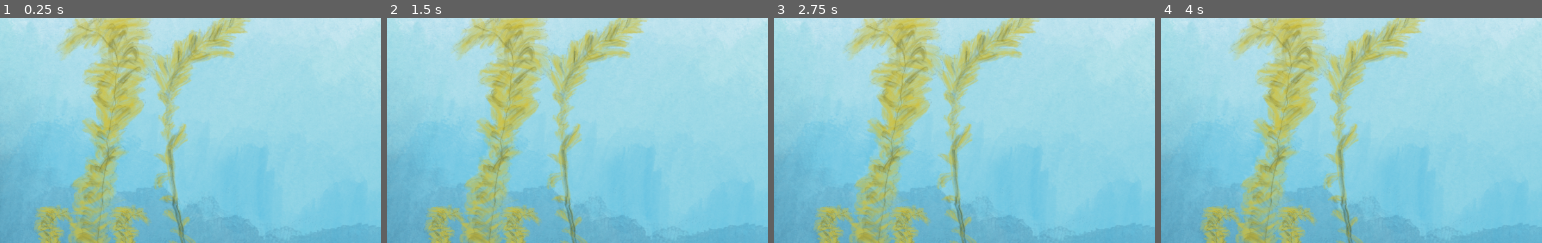
Above: before the commit, frames 1-4 (left to right).
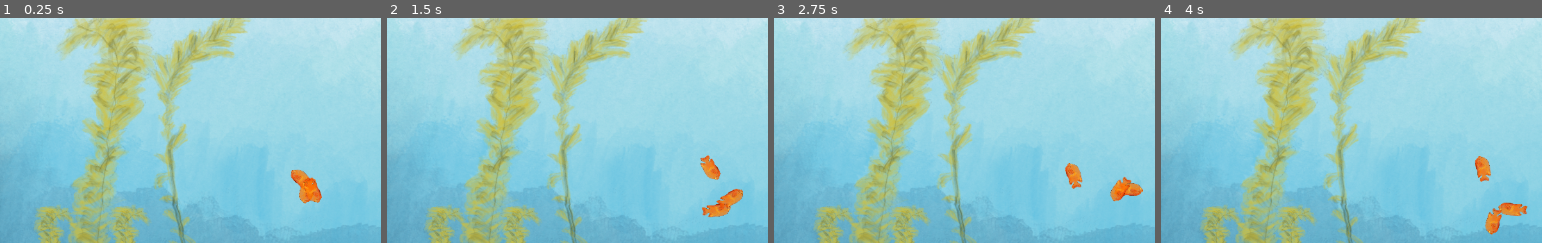
Above: after the commit, the same moments.

Repository: sbarton272/godot-aquarium
Game: Godot game, scene res://test scenes/animated_kelp_test.tscn
Same seed, same stepped clock (60 frames per second), same inputs: the game is played once before the commit and once after it.
Inputs (mouse positions are % of the whole screen's width and height, from its top left):
- Up to frame 1 (0.25 s): no input
- Up to frame 2 (1.5 s): tap Enter at 0.5, 1.25 s; move the mouse to (73, 45) at 0.52 s; tap Space (advance_tank_state) at 0.6 s; click (73, 45) at 0.67 s; drag from (29, 55) to (45, 70) at 1.27 s
- Up to frame 3 (2.75 s): tap Enter at 2 s; move the mouse to (60, 28) at 2.02 s; tap K (kelp_spawn) at 2.1 s; click (60, 28) at 2.17 s
- Up to frame 4 (4 s): tap Enter at 2.75, 3.5 s; drag from (45, 70) to (19, 35) at 2.77 s; move the mouse to (81, 65) at 3.52 s; tap F (fish_spawn) at 3.6 s; click (81, 65) at 3.67 s
The pictures show only the part of the screen within x 8-58%, y 18-68%; the shares and areas given below are measured in that part.

The runs differ from the first frame. In frame 1, 0.7% of the frame differs, in the area x 76-85%, y 67-83%; in frame 2, 1.0%; in frame 3, 0.9%; in frame 4, 1.1%, in the area x 82-97%, y 61-97%.

Commit message:
Added goofy fish movement

Diff:
--- /dev/null
+++ b/GodotAquariumProject1/fish.tscn
@@ -0,0 +1,13 @@
+[gd_scene load_steps=3 format=3 uid="uid://l2nqn8cy78oa"]
+
+[ext_resource type="Texture2D" uid="uid://u8gorlodh8ij" path="res://graphics/spencer_fish_2.png" id="1_jeuiw"]
+[ext_resource type="Script" path="res://fish_movement_component.gd" id="2_qkcx2"]
+
+[node name="Fish" type="Node2D"]
+
+[node name="FishSprite" type="Sprite2D" parent="."]
+scale = Vector2(0.05, 0.05)
+texture = ExtResource("1_jeuiw")
+
+[node name="FishMovementComponent" type="Node2D" parent="."]
+script = ExtResource("2_qkcx2")
--- /dev/null
+++ b/GodotAquariumProject1/fish_movement_component.gd
@@ -0,0 +1,37 @@
+extends Node2D
+
+var is_moving: bool = true
+var facing: float
+var speed: float = 50
+var turn_speed: float
+var move_time: float
+var move_time_max: float
+
+@onready var parent_object: Node2D = $".."
+@onready var sprite: Sprite2D = $"../FishSprite"
+
+func _ready() -> void:
+	get_new_direction()
+	is_moving = true
+
+func _process(delta: float) -> void:
+	if is_moving:
+		move(delta)
+
+func move(delta: float):
+	parent_object.position += Vector2.RIGHT.rotated(facing) * speed * delta
+	facing += turn_speed
+	parent_object.rotation = facing
+	move_time += delta
+	if move_time >= move_time_max:
+		get_new_direction()
+
+func get_new_direction():
+	move_time = 0
+	facing = randf_range(0, (2*PI))
+	turn_speed = randf_range(-0.05,0.05)
+	move_time_max = randf_range(0.5,5)
+	if facing > PI/2 and facing < 3*PI/2:
+		sprite.flip_v = true
+	else:
+		sprite.flip_v = false
--- a/GodotAquariumProject1/test scenes/animated_kelp_test.tscn
+++ b/GodotAquariumProject1/test scenes/animated_kelp_test.tscn
@@ -1,9 +1,10 @@
-[gd_scene load_steps=7 format=3 uid="uid://nyamc2hb5e6e"]
+[gd_scene load_steps=8 format=3 uid="uid://nyamc2hb5e6e"]
 
 [ext_resource type="Texture2D" uid="uid://dijcsgjaqbhmb" path="res://graphics/tank.png" id="1_tbqom"]
 [ext_resource type="Shader" uid="uid://dk78ets4l3qi7" path="res://resources/kelp_swayer.tres" id="2_paxuf"]
 [ext_resource type="Texture2D" uid="uid://cl4is2j61po2t" path="res://graphics/kelp.png" id="3_8lg34"]
 [ext_resource type="PackedScene" uid="uid://dyabe5swsd6hx" path="res://player/diver.tscn" id="4_xktgd"]
+[ext_resource type="PackedScene" uid="uid://l2nqn8cy78oa" path="res://fish.tscn" id="5_nivnn"]
 
 [sub_resource type="ShaderMaterial" id="ShaderMaterial_n1obi"]
 shader = ExtResource("2_paxuf")
@@ -53,6 +54,17 @@
 flip_h = true
 hframes = 2
 
+[node name="FishGroup" type="Node2D" parent="."]
+
+[node name="Fish" parent="FishGroup" instance=ExtResource("5_nivnn")]
+position = Vector2(-11, 40)
+
+[node name="Fish2" parent="FishGroup" instance=ExtResource("5_nivnn")]
+position = Vector2(-11, 40)
+
+[node name="Fish3" parent="FishGroup" instance=ExtResource("5_nivnn")]
+position = Vector2(-11, 40)
+
 [node name="Diver" parent="." instance=ExtResource("4_xktgd")]
 position = Vector2(243, -205)
 
Binary file added: GodotAquariumProject1/graphics/spencer_fish_2.png
Not shown, added: GodotAquariumProject1/graphics/spencer_fish_2.png.import
